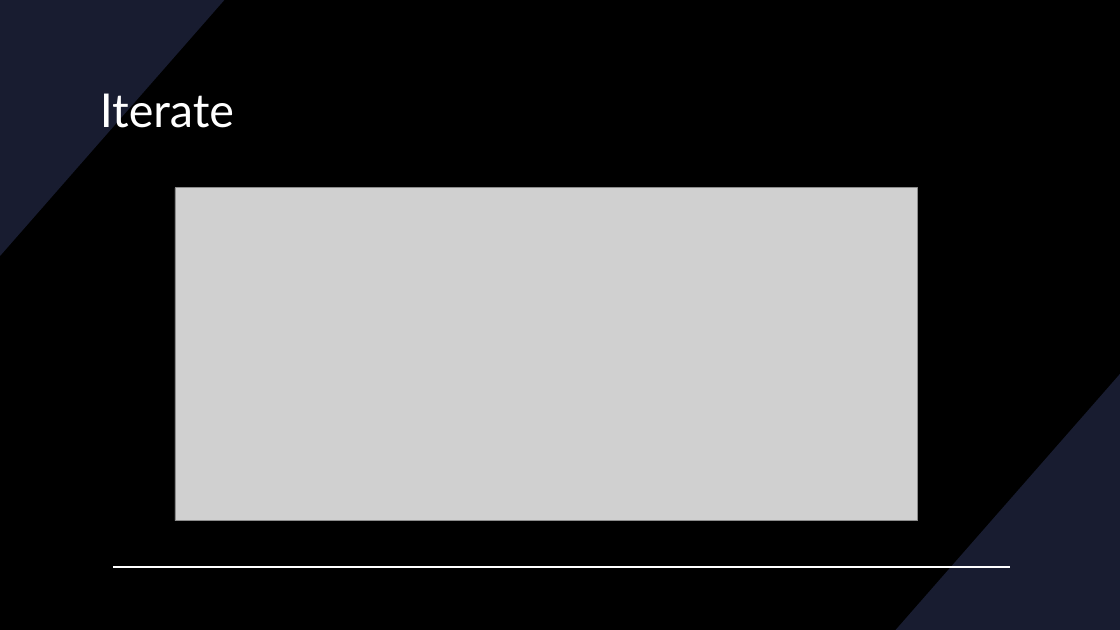
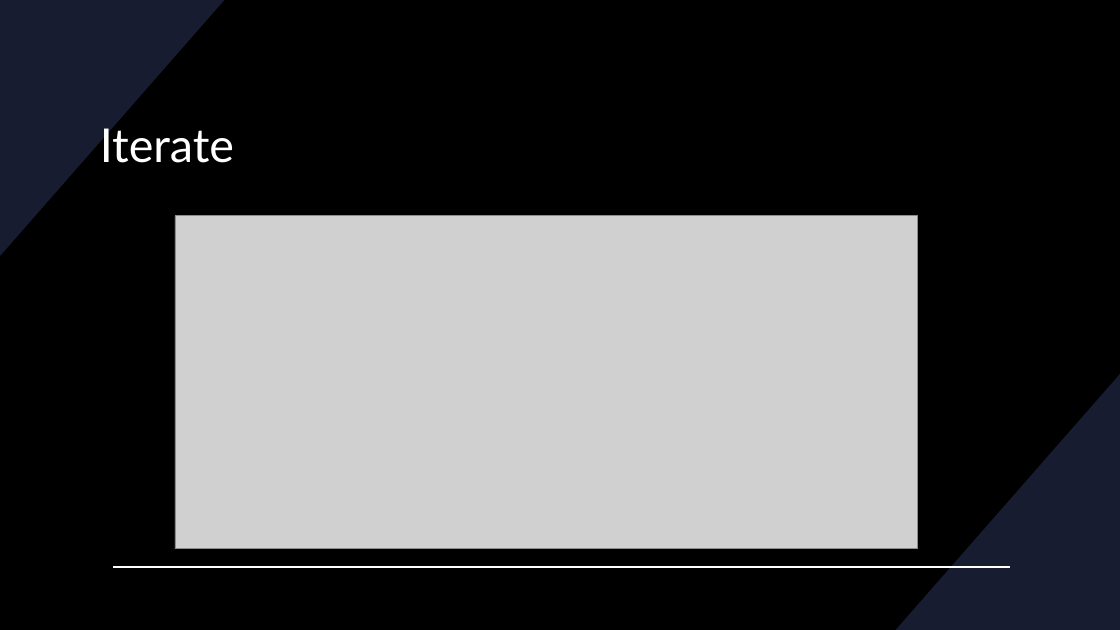
Before and after one commit to jeisonroa1/MapReduceHadoop, a slide deck: slide 15 of Presentation.pptx. Drawn at 1120x630 pixels with LibreOffice and Linux fonts; fonts in the diff are those of the drawing; grey boxes stand for pictures. Boxes give left, top, right and bottom in pixels: in the first picture for what was removed or moved away, otherwise in the second. Text is boxed around its words. In the diff, an @@ line names an element or a change of style, - is before the commit and + after.

```diff
--- a/Presentation.pptx
+++ b/Presentation.pptx
@@ title "Iterate" rewrapped from (x1=100, y1=87, x2=234, y2=137) to (x1=100, y1=121, x2=234, y2=163) @@
@@ picture moved from (x1=175, y1=188, x2=918, y2=521) to (x1=175, y1=216, x2=918, y2=549) @@
```
Also in this commit, not shown: 2 other slides changed, 1 slide added.
